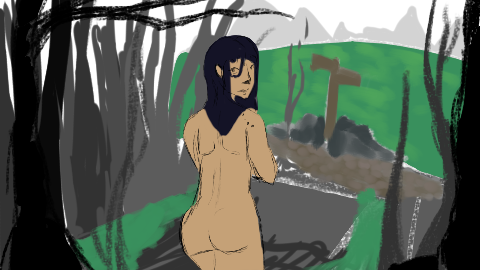
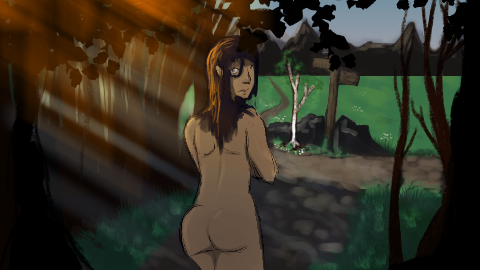
Comparing the layer stacks of the two (480, 270) images. Changes:
added layer "Paint Layer 61" (addition) in group "final" over bbox(128, 0, 256, 192)
showed "light", painted on it over bbox(0, 0, 256, 192)
painted on "foreground" over bbox(0, 0, 480, 270)
added layer "shadows" (multiply, 75%) in group "final" over bbox(0, 0, 480, 270)
added layer "Paint Layer 62" (color, 10%) in group "final" over bbox(0, 0, 480, 270)
painted on "nearforeground" over bbox(64, 0, 480, 270)
painted on "hestia_lines" over bbox(128, 0, 320, 270)
painted on "Paint Layer 57" over bbox(128, 0, 320, 270)
painted on "hestia_color" over bbox(128, 0, 320, 270)
added layer "Paint Layer 63" in group "final" over bbox(0, 0, 480, 270)
painted on "Paint Layer 58" over bbox(64, 64, 468, 270)
removed layer "path" from group "final" over bbox(0, 0, 480, 270)
added layer "Paint Layer 60" in group "final" over bbox(0, 0, 480, 270)
painted on "Paint Layer 53" over bbox(128, 0, 480, 256)
removed layer "Paint Layer 55" from group "final" over bbox(0, 0, 256, 270)
painted on "Paint Layer 56" over bbox(0, 0, 448, 270)
painted on "Paint Layer 51" over bbox(0, 0, 480, 270)
painted on "Plano de fundo" over bbox(0, 0, 480, 270)
